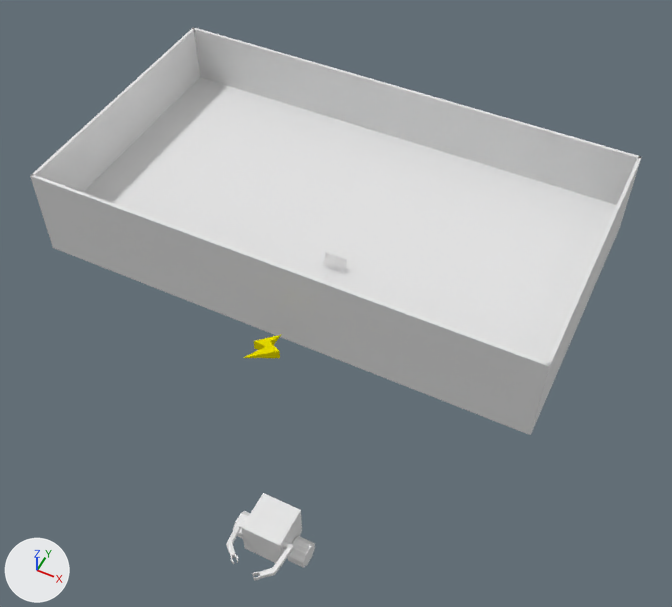
Two versions of the Blender file Artwork/Arena3_withStaticRobot.blend, one commit apart.
Both versions are drawn from a camera (50 mm lens) standing at (19.3, -39.0, 41.2) and looking at (3.2, -6.9, 1.2). The lights are fixed; the arrows at lower left show +X, +Y and +Z.

In view in the first picture: 'BottomWall', 'Ground', 'LeftWall', 'ParabolicAntenna', 'PowerUpLightning', 'RightWall', 'Robot', 'TopWall'.
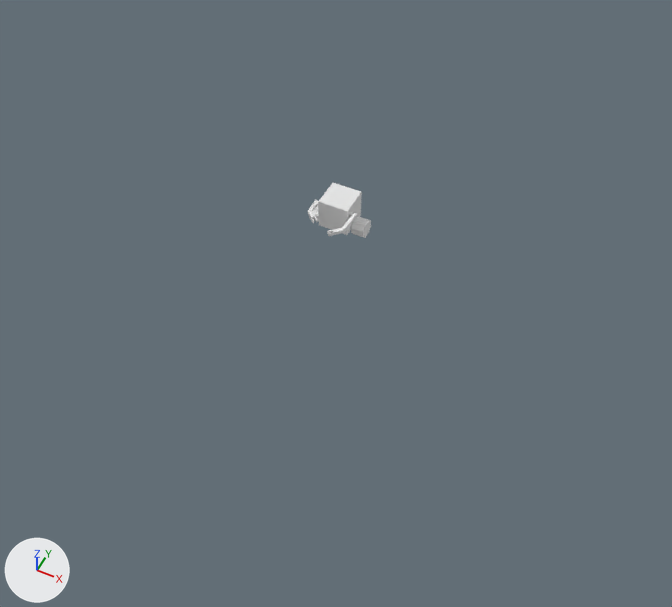
Changed parts and their boxes (x1, y1, x2, y2) in the pictures (672 x 607 px; the box of a moved part takes in the faces that stretch with it):
'Ground', hidden
    before: (83, 77, 617, 429)
'BottomWall', hidden
    before: (30, 174, 550, 435)
'TopWall', hidden
    before: (192, 27, 641, 205)
'LeftWall', hidden
    before: (31, 29, 200, 192)
'Robot', reshaped (29% narrower, 36% shorter)
    before: (226, 493, 315, 580)
    after: (308, 183, 371, 238)
'RightWall', hidden
    before: (531, 157, 642, 433)
'PowerUpLightning', hidden (yellow)
    before: (243, 334, 282, 358)
'ParabolicAntenna', hidden
    before: (323, 252, 347, 280)
part 1 of me_cube_007, moved or reshaped
    before: (226, 520, 244, 564)
    after: (308, 200, 318, 223)
part 2 of me_cube_007, moved or reshaped
    before: (233, 511, 250, 539)
    after: (309, 206, 319, 222)
part 3 of me_cube_007, moved or reshaped
    before: (252, 542, 294, 580)
    after: (327, 212, 357, 236)
part 4 of me_cube_007, moved or reshaped
    before: (241, 493, 302, 565)
    after: (318, 183, 362, 235)
part 5 of me_cube_007, moved or reshaped
    before: (288, 536, 315, 568)
    after: (351, 216, 371, 238)

What the commit changed:
me_cube_007 has 352 vertices, 462 faces and spans x 5.25..9.06, y -24.0..-20.39, z 0.27..2.82.
me_cube_007 is used by ob_robot; location (0.0, 0.0, 0.0).
me_cube_007 part 1: the loose piece of 44 vertices spanning x 5.72..6.81, y -23.99..-21.92, z 2.2..2.77 is moved by (-7.11, 21.38, -0.24).
me_cube_007 part 2: the loose piece of 128 vertices spanning x 5.25..6.11, y -21.94..-20.8, z 0.27..1.4 is moved by (-7.11, 21.38, -0.24).
me_cube_007 part 3: the loose piece of 44 vertices spanning x 7.5..8.6, y -24.0..-21.93, z 1.9..2.48 is moved by (-7.11, 21.38, -0.24).
me_cube_007 part 4: the loose piece of 8 vertices spanning x 6.16..8.16, y -22.39..-20.39, z 0.82..2.82 is moved by (-7.11, 21.38, -0.24).
me_cube_007 part 5: the loose piece of 128 vertices spanning x 8.2..9.06, y -21.94..-20.8, z 0.27..1.4 is moved by (-7.11, 21.38, -0.24).
Object 'PowerUpLightning' (ob_poweruplightning) is now hidden.
Object 'ParabolicAntenna' (ob_parabolicantenna) is now hidden.
Object 'BottomWall' (ob_bottomwall) is now hidden.
Object 'TopWall' (ob_topwall) is now hidden.
Object 'RightWall' (ob_rightwall) is now hidden.
Object 'LeftWall' (ob_leftwall) is now hidden.
Object 'Ground' (ob_ground) is now hidden.
